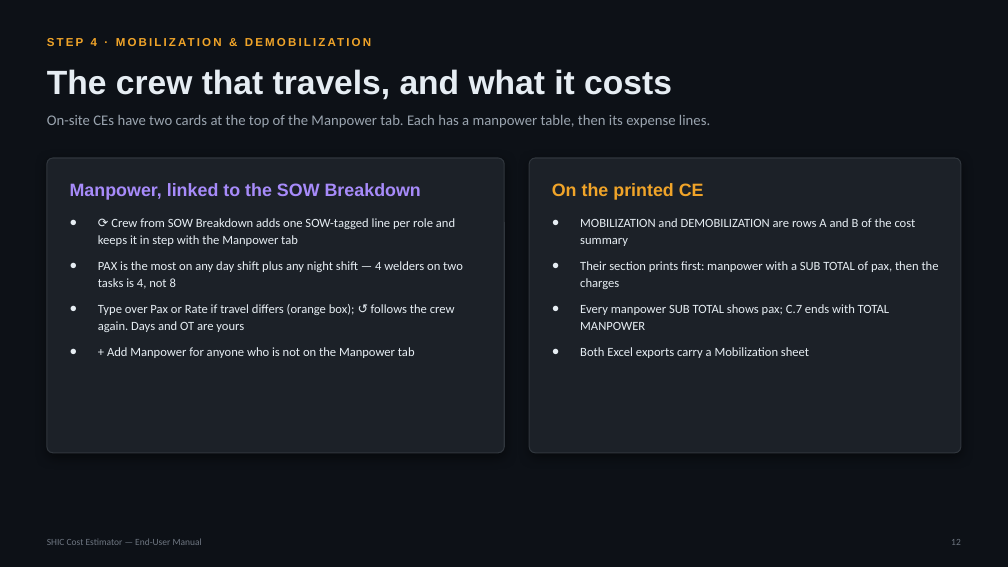
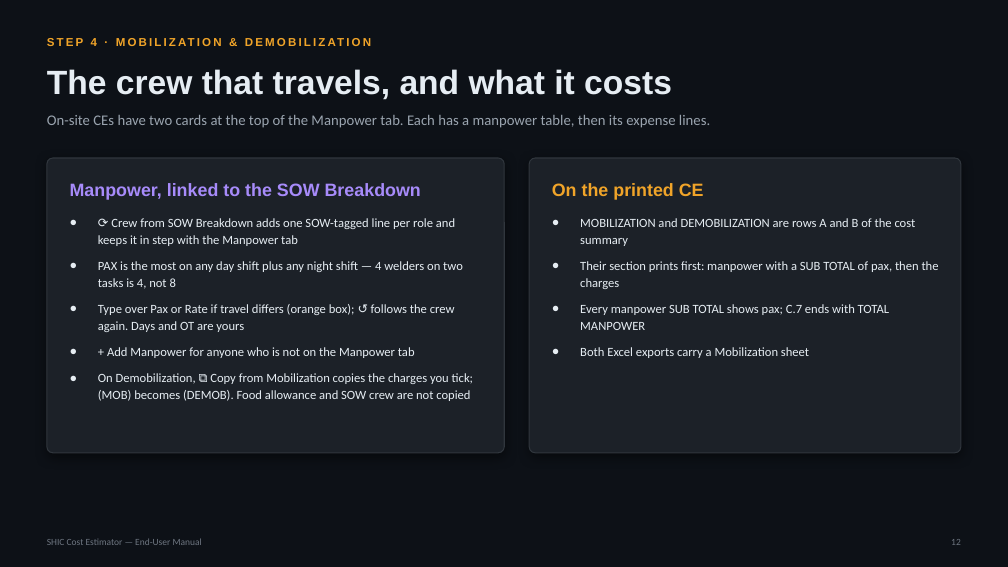
Before and after one commit to SYNERCORE/CostEstimation, a slide deck: slide 12 of docs/SHIC-Cost-Estimator-User-Manual.pptx. Drawn at 1008x567 pixels with LibreOffice and Linux fonts; fonts in the diff are those of the drawing. Boxes give left, top, right and bottom in pixels: in the first picture for what was removed or moved away, otherwise in the second. Text is boxed around its words. In the diff, an @@ line names an element or a change of style, - is before the commit and + after.

```diff
--- a/docs/SHIC-Cost-Estimator-User-Manual.pptx
+++ b/docs/SHIC-Cost-Estimator-User-Manual.pptx
@@ text at (98,373,473,401): paragraph added @@
+● On Demobilization, ⧉ Copy from Mobilization copies the charges you tick; (MOB) becomes (DEMOB). Food allowance and SOW crew are not copied
```
Also in this commit, not shown: 3 other slides changed.
